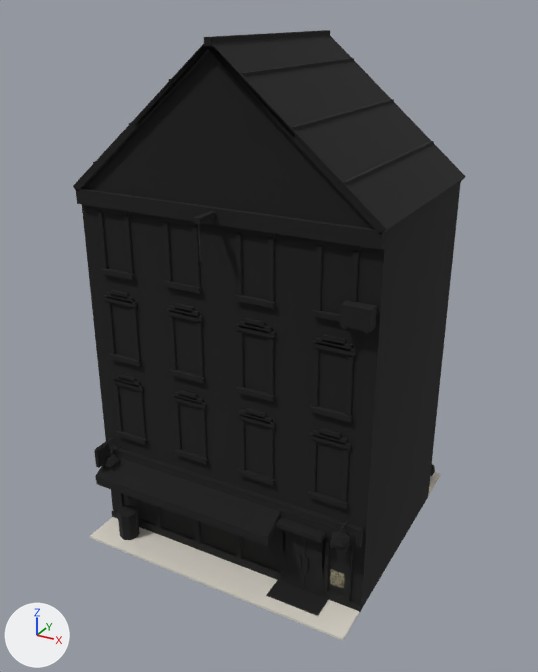
An edit to the FBX model Modeller/Binalar/Blok_duz_4k_5.fbx, drawn before and after from the same camera.
Before and after are seen from a 50 mm lens placed at (11.3, -21.1, 17.6), pointed at (0.0, -0.6, 7.4). Every picture has the same lights, and +X, +Y and +Z are marked at lower left. The picture after the commit comes second. Where no turn or scale is listed for an object, it has been applied to the vertices. Vertices at exactly the same position are counted once.

The first picture shows 'Blok_duz_4k_5'.
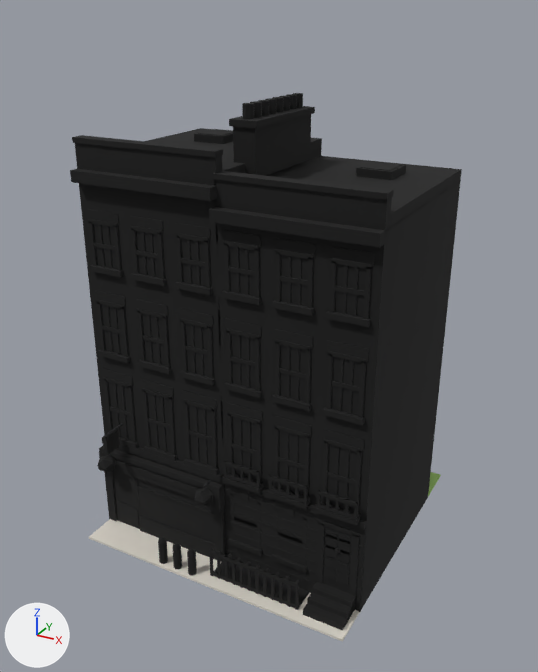
Changed parts and their boxes (x1, y1, x2, y2) in the pictures (538 x 672 px; the box of a moved part takes in the faces that stretch with it):
'Blok_duz_4k_5', reshaped (10% shorter): before (73, 30, 466, 641); after (70, 93, 462, 642)
part 1 of me_blok_duz_4k_5, moved or reshaped (not visible afterwards): before (117, 492, 124, 508)
part 2 of me_blok_duz_4k_5, moved or reshaped (not visible afterwards): before (237, 468, 275, 486)
part 3 of me_blok_duz_4k_5, deleted: before (73, 30, 466, 603)
part 4 of me_blok_duz_4k_5, built on: before (82, 46, 435, 616); after (70, 93, 462, 630)
part 5 of me_blok_duz_4k_5, recoloured: (428, 473, 441, 496) in both

The change, as a diff of the scene's bpy script:
```diff
--- a/Modeller/Binalar/Blok_duz_4k_5.fbx.py
+++ b/Modeller/Binalar/Blok_duz_4k_5.fbx.py
@@ mat_ycim_9cc46a @@
+mat_ycim_9cc46a = principled_material('YCim_9cc46a')
+mat_ycim_9cc46a.base_color = (0.332, 0.552, 0.144)  # green #9cc46a
+mat_ycim_9cc46a.roughness = 0.85
@@ me_blok_duz_4k_5 @@
-me_blok_duz_4k_5.from_pydata(...)  # 3476 vertices, 2804 faces; spans x -5.1..5.1, y -5.0..5.0, z -0.1..17.0
+me_blok_duz_4k_5.from_pydata(...)  # 6087 vertices, 4449 faces; spans x -5.1..5.1, y -5.0..5.0, z 0.0..15.1
+# me_blok_duz_4k_5 part 1: the loose piece of 8 vertices spanning x -4.6..-4.5, y -3.7..-3.6, z 0.4..2.5 is scaled about its middle by (6.11, 1, 1.16), then moved by (0.4, 0.0, -0.1), in mat_nis_2a2622 (black #2a2622)
+# me_blok_duz_4k_5 part 2: the loose piece of 8 vertices spanning x 0.6..1.9, y -3.8..-3.6, z 3.9..4.0 is moved by (-2.1, 0.0, -0.3), in mat_tas_ece6d8 (white #ece6d8)
+# me_blok_duz_4k_5 part 3: 229 loose pieces with 2036 vertices, spanning x -5.1..5.1, y -4.6..4.9, z 0.0..17.0, are deleted
+# me_blok_duz_4k_5 part 4: 68 vertices moved within x -4.7..5.0, y -4.3..4.9, z 0.1..12.1; 938 vertices removed from x -5.1..5.1, y -4.6..4.9, z -0.1..16.8; 5569 vertices added at x -5.1..5.1, y -4.9..5.0, z 0.0..15.1
+# me_blok_duz_4k_5 part 5: 4 faces spanning x -5.0..5.0, y -3.6..5.0, z 0.0..0.1 switch from mat_avlutas_d6cfc2 (pale yellow #d6cfc2) to mat_ycim_9cc46a (green #9cc46a)
+# other edits to the shape of me_blok_duz_4k_5 do not show in these pictures
 me_blok_duz_4k_5.materials.append(mat_ykaldirim_ddd7cc)
-me_blok_duz_4k_5.materials.append(mat_duvar_7a3b2e)  # dark red #7a3b2e
-me_blok_duz_4k_5.materials.append(mat_marka_1f4a36)  # dark green #1f4a36
-me_blok_duz_4k_5.materials.append(mat_taban_b8b0a3)  # grey #b8b0a3
 me_blok_duz_4k_5.materials.append(mat_vitrin_a9c9de)
-me_blok_duz_4k_5.materials.append(mat_tcerceve_3a3d42)  # dark grey #3a3d42
 me_blok_duz_4k_5.materials.append(mat_urun_f2e3c0)
 me_blok_duz_4k_5.materials.append(mat_ymetal_a7abb0)
-me_blok_duz_4k_5.materials.append(mat_tbeton_cfc8bc)  # pale yellow #cfc8bc
 me_blok_duz_4k_5.materials.append(mat_yazi_e8c35a)
@@ me_blok_duz_4k_5 @@
 me_blok_duz_4k_5.materials.append(mat_cicek_ffffff)
-me_blok_duz_4k_5.materials.append(mat_cicek_f2d04a)  # yellow #f2d04a
 me_blok_duz_4k_5.materials.append(mat_cicek_e0525a)
-me_blok_duz_4k_5.materials.append(mat_fici_6b4a2f)  # brown #6b4a2f
-me_blok_duz_4k_5.materials.append(mat_ybeyaz_f6f3ec)  # white #f6f3ec
 me_blok_duz_4k_5.materials.append(mat_cam_a9c9de)
-me_blok_duz_4k_5.materials.append(mat_suslu_e6dccb)  # pale yellow #e6dccb
 me_blok_duz_4k_5.materials.append(mat_cam3_a9c9de)
 me_blok_duz_4k_5.materials.append(mat_cam2_a9c9de)
-me_blok_duz_4k_5.materials.append(mat_klima_c9ccd0)  # light grey #c9ccd0
-me_blok_duz_4k_5.materials.append(mat_koyu_2b2d31)  # dark grey #2b2d31
-me_blok_duz_4k_5.materials.append(mat_ahsapkoyu_5a3b26)  # brown #5a3b26
 me_blok_duz_4k_5.materials.append(mat_ykoyu_2b2d31)
-me_blok_duz_4k_5.materials.append(mat_kapi_3f5f7a)  # dark blue #3f5f7a
-me_blok_duz_4k_5.materials.append(mat_cati_9a5a3f)  # brown #9a5a3f
-me_blok_duz_4k_5.materials.append(mat_catikoyu_784631)  # brown #784631
-me_blok_duz_4k_5.materials.append(mat_copmavi_3f5f9a)  # blue #3f5f9a
-me_blok_duz_4k_5.materials.append(mat_copyesil_4f7a4a)  # dark green #4f7a4a
 me_blok_duz_4k_5.materials.append(mat_cizgi_141414)
+me_blok_duz_4k_5.materials.append(mat_duvar_c2a577)  # brown #c2a577
+me_blok_duz_4k_5.materials.append(mat_marka_5a1f24)  # dark red #5a1f24
+me_blok_duz_4k_5.materials.append(mat_markakoyu_3e1519)  # dark red #3e1519
+me_blok_duz_4k_5.materials.append(mat_nis_2a2622)  # black #2a2622
+me_blok_duz_4k_5.materials.append(mat_tas_ece6d8)  # white #ece6d8
+me_blok_duz_4k_5.materials.append(mat_sash_f7f5ef)  # white #f7f5ef
+me_blok_duz_4k_5.materials.append(mat_lento_a8553c)  # brown #a8553c
+me_blok_duz_4k_5.materials.append(mat_siyah_1f1f22)  # black #1f1f22
+me_blok_duz_4k_5.materials.append(mat_duzcati_7a7f86)  # grey #7a7f86
+me_blok_duz_4k_5.materials.append(mat_bacakap_b5643c)  # orange #b5643c
+me_blok_duz_4k_5.materials.append(mat_duvar_b89a6c)  # brown #b89a6c
+me_blok_duz_4k_5.materials.append(mat_siva_f4f0e7)  # white #f4f0e7
+me_blok_duz_4k_5.materials.append(mat_derz_d8d1c3)  # pale yellow #d8d1c3
+me_blok_duz_4k_5.materials.append(mat_kapi_2e6b5e)  # dark cyan #2e6b5e
+me_blok_duz_4k_5.materials.append(mat_pirinc_d4a83a)  # yellow #d4a83a
+me_blok_duz_4k_5.materials.append(mat_area_3e3b38)  # dark grey #3e3b38
+me_blok_duz_4k_5.materials.append(mat_araba_d9473a)  # red #d9473a
```
